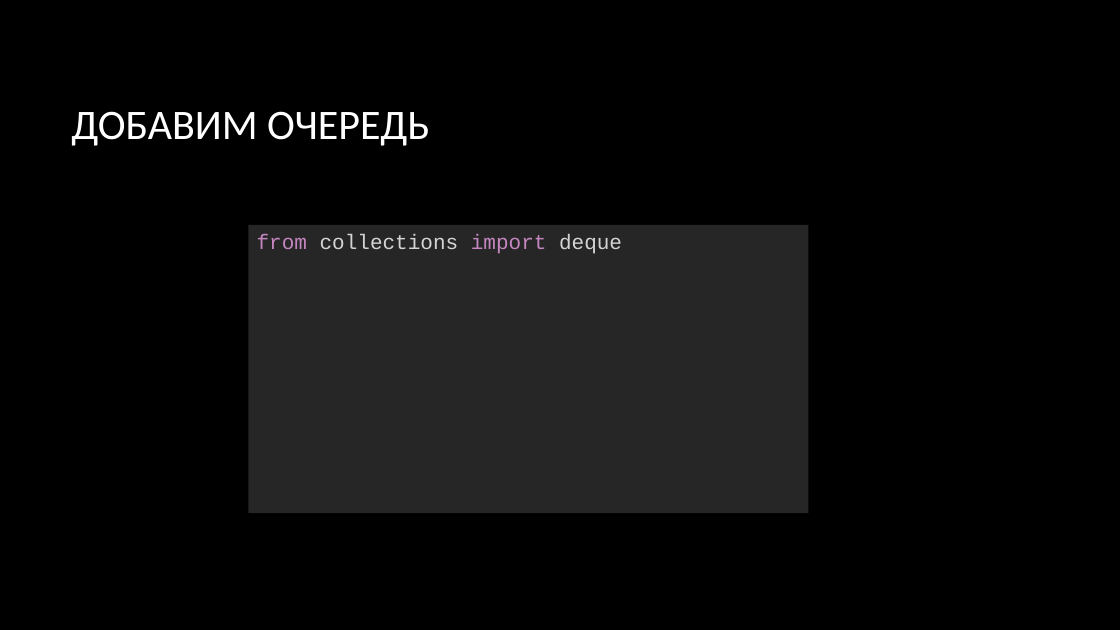
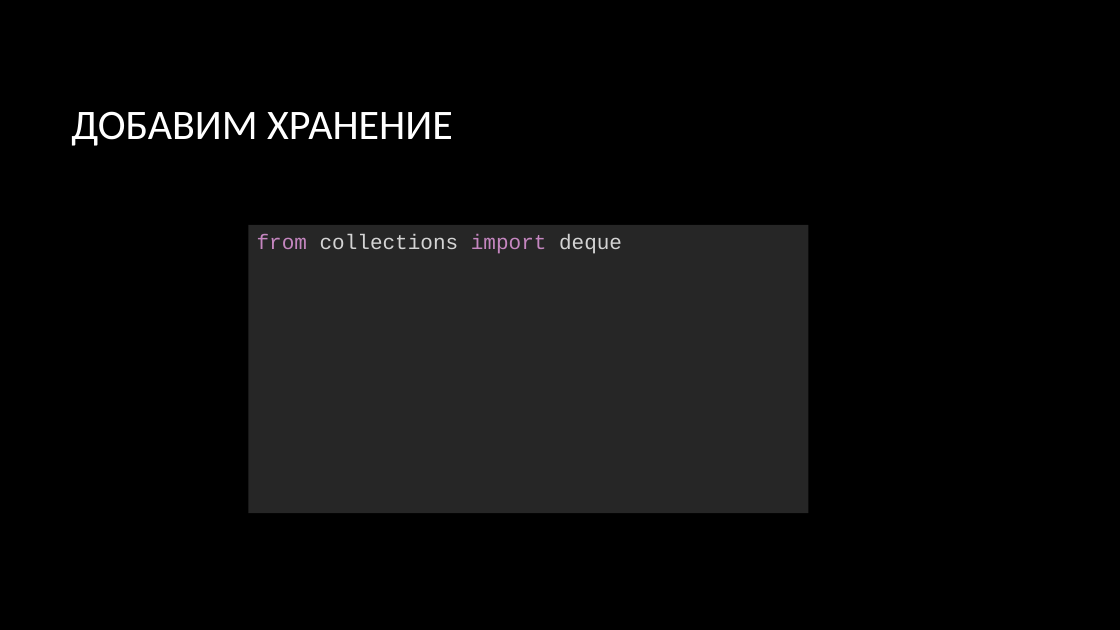
Before and after one commit to fantomius/AsyncPython, a slide deck: slide 38 of AsyncPython.pptx (slide 37 before the commit). Drawn at 1120x630 pixels with LibreOffice and Linux fonts; fonts in the diff are those of the drawing; background and template pictures are left out. Boxes give left, top, right and bottom in pixels: in the first picture for what was removed or moved away, otherwise in the second. Text is boxed around its words. In the diff, an @@ line names an element or a change of style, - is before the commit and + after.

```diff
--- a/AsyncPython.pptx
+++ b/AsyncPython.pptx
@@ title at [71, 111, 453, 146]: text changed @@
-ДОБАВИМ ОЧЕРЕДЬ
+ДОБАВИМ ХРАНЕНИЕ
```
Also in this commit, not shown: 4 other slides changed, 5 slides added.
